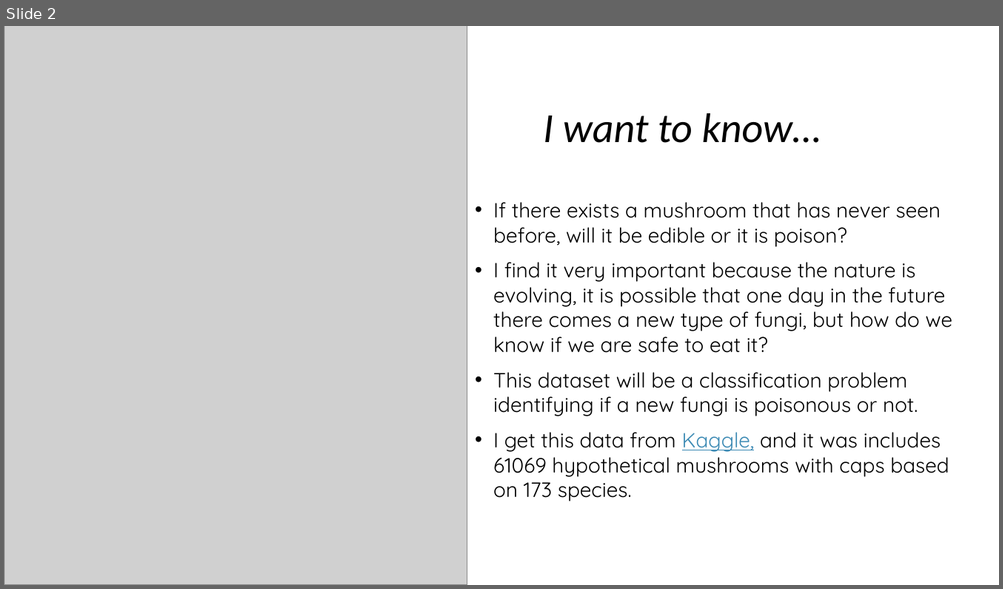
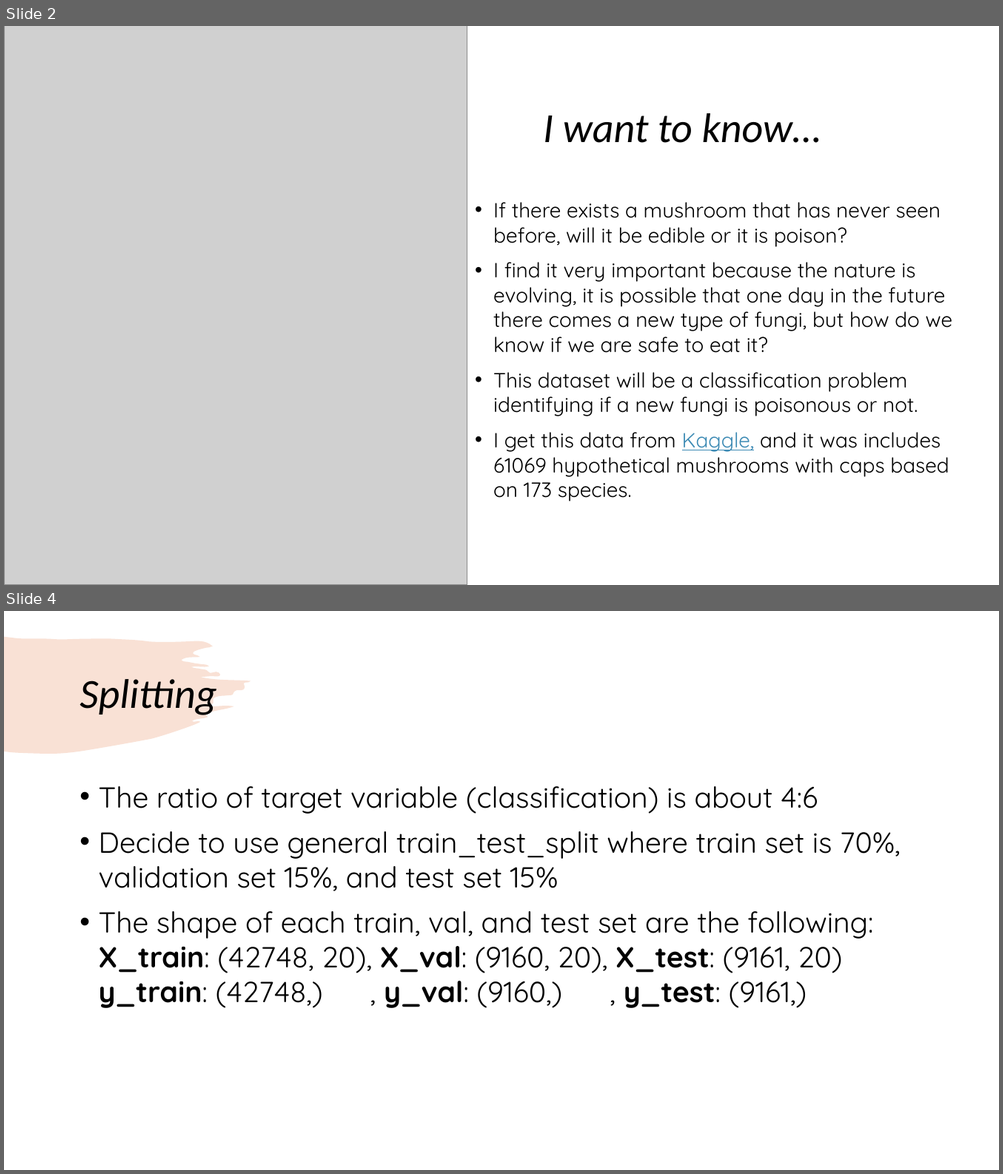
Before and after one commit to kathywu1201/Mushroom_Edibility_Classification_ML_Project, a slide deck: midterm_presentation.pptx. Shown one above the other, each under a label of ours: slide 2 before the commit, slides 2 and 4 after it; the slides between them are not shown. The pictures are 1003x589 and 1003x1174 pixels, drawn with LibreOffice and Linux fonts; fonts in the diff are those of the drawing; grey boxes stand for pictures. Boxes give left, top, right and bottom in pixels: in the first picture for what was removed or moved away, otherwise in the second. Text is boxed around its words. In the diff, an @@ line names an element or a change of style, - is before the commit and + after.

```diff
--- a/midterm_presentation.pptx
+++ b/midterm_presentation.pptx
@@ slide 4 added at box(4, 611, 999, 1170), background #FFFFFF; not listed: 1 template element that a slide beside it also shows @@
@@ title added at box(79, 677, 216, 718), 40 pt, text #000000, italic @@
+Splitting
@@ text added at box(99, 786, 900, 1008), 28 pt, text #000000 @@
+• The ratio of target variable (classification) is about 4:6
+• Decide to use general train_test_split where train set is 70%, validation set 15%, and test set 15%
+• The shape of each train, val, and test set are the following: X_train: (42748, 20), X_val: (9160, 20), X_test: (9161, 20) y_train: (42748,) , y_val: (9160,) , y_test: (9161,)
```
Also in this commit, not shown: 4 other slides added, 2 slides removed, 2 other files.
